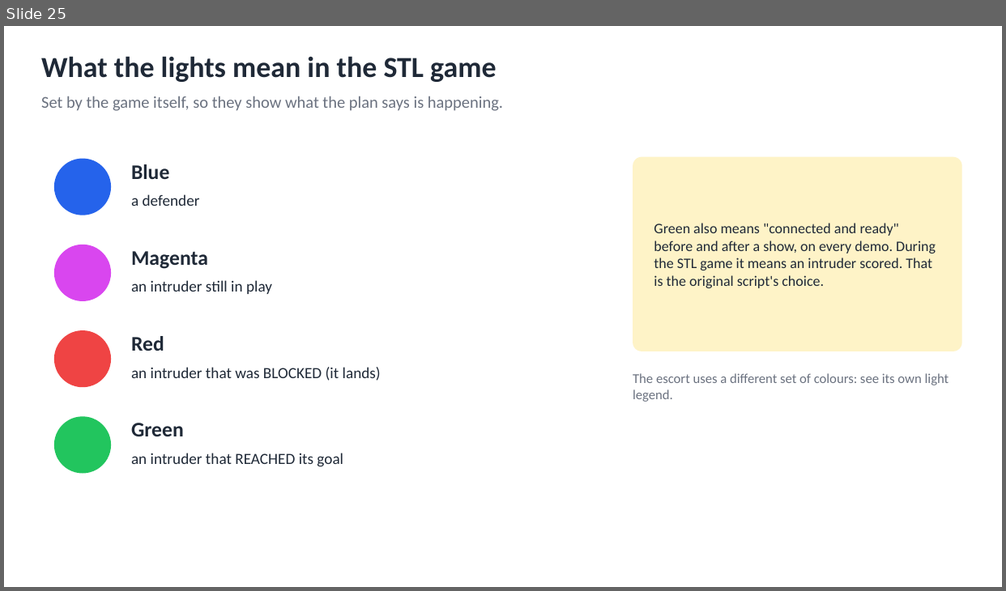
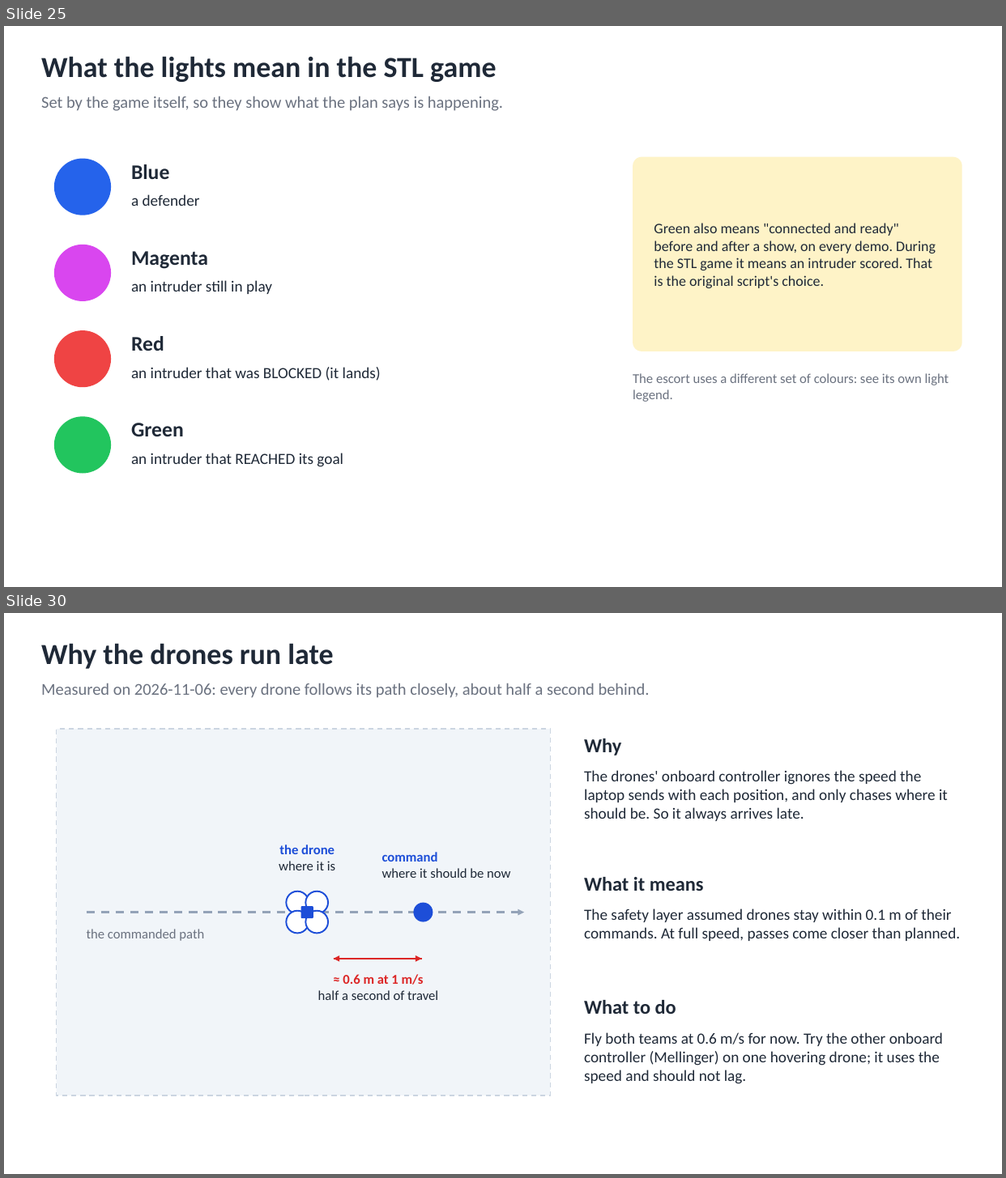
Before and after one commit to AI-DA-STC/CrazySwarm2-with-Mocap_Strike-and-Guard, a slide deck: docs/diagrams/strike-and-guard-diagrams.pptx. Shown one above the other, each under a label of ours: slide 25 before the commit, slides 25 and 30 after it; the slides between them are not shown. The pictures are 1006x591 and 1006x1178 pixels, drawn with LibreOffice and Linux fonts; fonts in the diff are those of the drawing. Boxes give left, top, right and bottom in pixels: in the first picture for what was removed or moved away, otherwise in the second. Text is boxed around its words. In the diff, an @@ line names an element or a change of style, - is before the commit and + after.

```diff
--- a/docs/diagrams/strike-and-guard-diagrams.pptx
+++ b/docs/diagrams/strike-and-guard-diagrams.pptx
@@ slide 30 added at bbox=[4, 613, 1002, 1174], background #FFFFFF @@
@@ text added at bbox=[41, 643, 333, 669], 28 pt, text #1F2937, bold @@
+Why the drones run late
@@ text added at bbox=[41, 683, 650, 698], 16 pt, text #6B7280 @@
+Measured on 2026-11-06: every drone follows its path closely, about half a second behind.
@@ rectangle added at bbox=[57, 729, 551, 1096], fill #F1F5F9, outline #CBD5E1 1.25 pt dashed @@
@@ text added at bbox=[584, 739, 621, 756], 19 pt, text #1F2937, bold @@
+Why
@@ text added at bbox=[584, 770, 948, 821], 15 pt, text #1F2937 @@
+The drones' onboard controller ignores the speed the laptop sends with each position, and only chases where it should be. So it always arrives late.
@@ text added at bbox=[279, 845, 335, 871], 13 pt, text #1F2937 @@
+the drone
+where it is
@@ text added at bbox=[382, 852, 510, 878], 13 pt, text #1F2937 @@
+command
+where it should be now
@@ text added at bbox=[584, 877, 704, 891], 19 pt, text #1F2937, bold @@
+What it means
@@ ellipse added at bbox=[286, 892, 309, 914], fill #FFFFFF, outline #1D4ED8 1.5 pt @@
@@ ellipse added at bbox=[305, 892, 328, 914], fill #FFFFFF, outline #1D4ED8 1.5 pt @@
@@ ellipse added at bbox=[414, 903, 433, 922], fill #1D4ED8 @@
@@ arrow added from (87, 913) to (524, 913), #94A3B8 2 pt dashed @@
@@ ellipse added at bbox=[286, 911, 309, 934], fill #FFFFFF, outline #1D4ED8 1.5 pt @@
@@ rounded rectangle added at bbox=[301, 906, 313, 918], fill #1D4ED8, outline #1D4ED8 1 pt @@
@@ ellipse added at bbox=[305, 911, 328, 934], fill #FFFFFF, outline #1D4ED8 1.5 pt @@
@@ text added at bbox=[584, 909, 960, 941], 15 pt, text #1F2937 @@
+The safety layer assumed drones stay within 0.1 m of their commands. At full speed, passes come closer than planned.
@@ text added at bbox=[87, 929, 204, 941], 13 pt, text #6B7280 @@
+the commanded path
@@ text added at bbox=[318, 974, 438, 1000], 13 pt, text #1F2937 @@
+≈ 0.6 m at 1 m/s
+half a second of travel
@@ arrow added from (334, 959) to (422, 959), #DC2626 1.5 pt @@
@@ arrow added from (422, 959) to (334, 959), #DC2626 1.5 pt @@
@@ text added at bbox=[584, 1000, 676, 1014], 19 pt, text #1F2937, bold @@
+What to do
@@ text added at bbox=[584, 1033, 943, 1084], 15 pt, text #1F2937 @@
+Fly both teams at 0.6 m/s for now. Try the other onboard controller (Mellinger) on one hovering drone; it uses the speed and should not lag.
```
Also in this commit, not shown: 4 other slides added, 9 other files.
